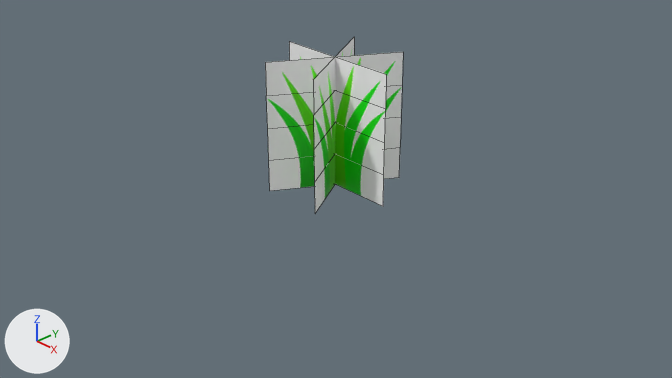
What one commit did to the Blender file Assets/Blender/Grass.blend.
The view is the same before and after, from the file's camera 'Camera'. Arrows for +X, +Y and +Z are at lower left; the lights stay in place. Mesh edges are drawn as thin lines.
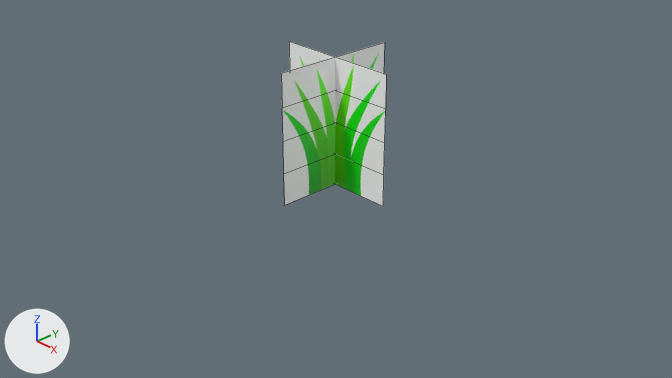
Where the newer file only moved an object's origin or applied its transform, the numbers keep the older frame.

Location of each change, (x1, y1, x2, y2) in pixels of the pictures (672 x 378 px; the box of a moved part takes in the faces that stretch with it):
'Plane', reshaped (24% narrower)
    before: (265, 38, 403, 213)
    after: (281, 41, 386, 206)
part 1 of me_plane, moved or reshaped
    before: (265, 52, 403, 191)
    after: (281, 42, 385, 205)
part 2 of me_plane, deleted
    before: (313, 38, 354, 213)

The edits, one by one:
me_plane has 30 vertices, 12 faces and spans x -0.8..0.8, y 0.0..1.6, z -0.69..0.69.
me_plane is used by ob_plane; location (0.0, 0.0, 0.0); rotation (1.571, 0.0, 0.0), in degrees (90, 0, 0).
me_plane part 1: the loose piece of 10 vertices spanning x -0.4..0.4, y 0.0..1.6, z -0.69..0.69 is scaled about its middle by (0, 1, 1.15).
me_plane part 2: the loose piece of 10 vertices spanning x -0.4..0.4, y 0.0..1.6, z -0.69..0.69 is deleted.
